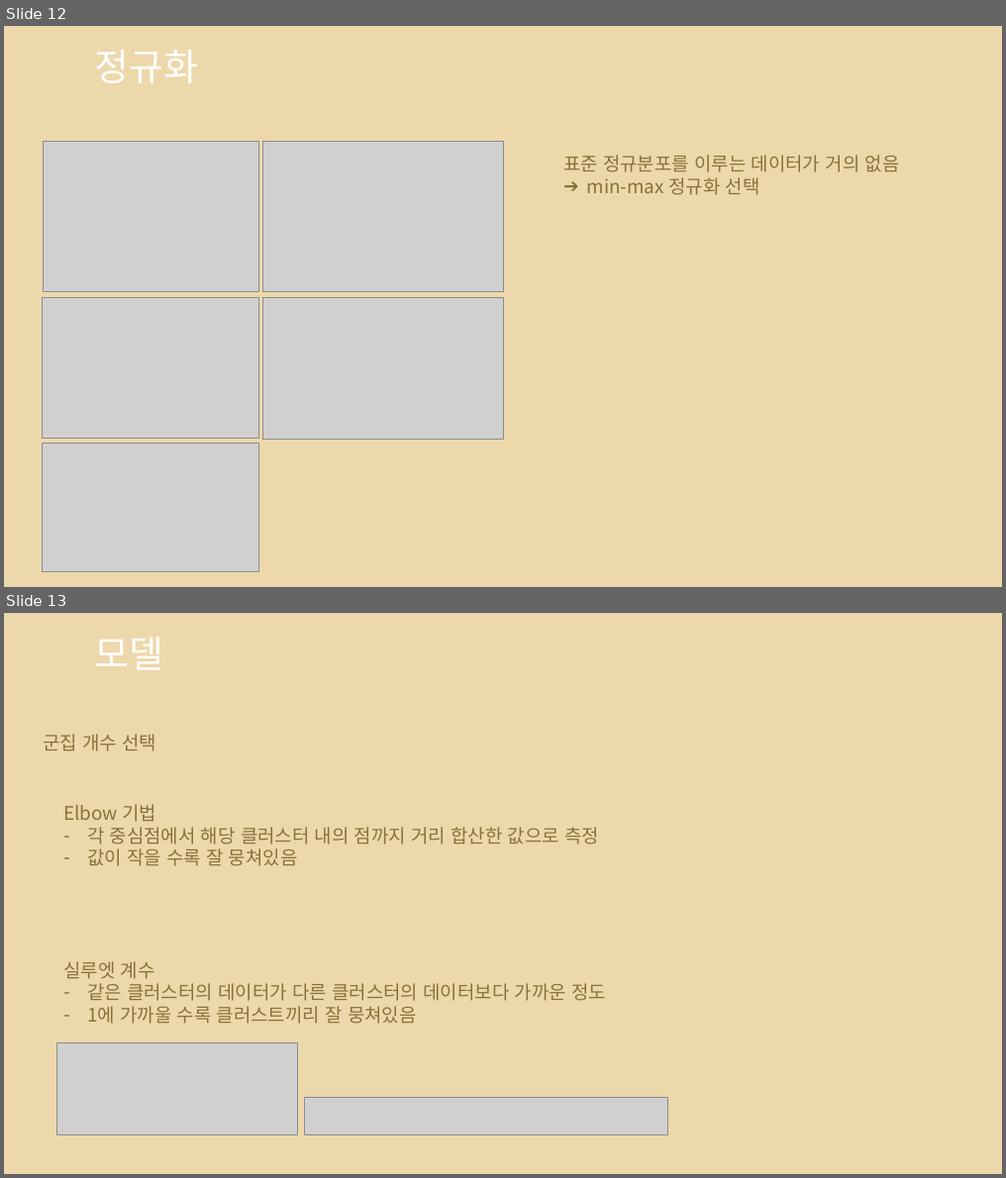
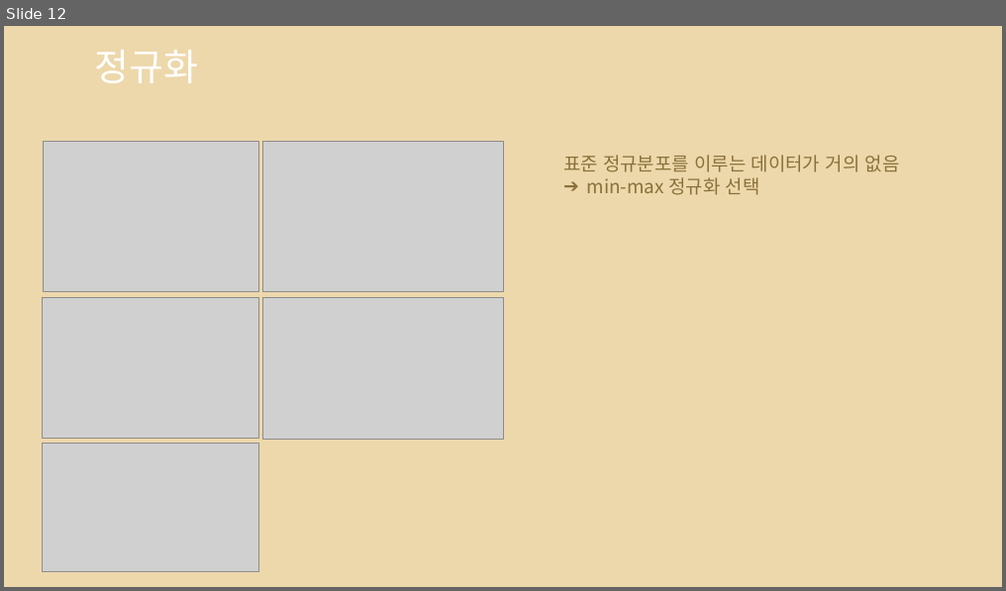
Before and after one commit to so-jeong0127/Python-Project, a slide deck: 3조_1차_재활용도움센터 위치 선정.pptx. Shown one above the other, each under a label of ours: slides 12 and 13 before the commit, slide 12 after it. The pictures are 1006x1178 and 1006x591 pixels, drawn with LibreOffice and Linux fonts; fonts in the diff are those of the drawing; grey boxes stand for pictures; background and template pictures are left out. Boxes give left, top, right and bottom in pixels: in the first picture for what was removed or moved away, otherwise in the second. Text is boxed around its words. In the diff, an @@ line names an element or a change of style, - is before the commit and + after.

```diff
--- a/3조_1차_재활용도움센터 위치 선정.pptx
+++ b/3조_1차_재활용도움센터 위치 선정.pptx
@@ slide 13 removed at box(4, 613, 1002, 1174), background picture (left out) @@
@@ title removed at box(95, 637, 164, 670) @@
-모델
@@ text removed at box(43, 734, 156, 752) @@
-군집 개수 선택
@@ text removed at box(63, 804, 599, 866) @@
-Elbow 기법
-– 각 중심점에서 해당 클러스터 내의 점까지 거리 합산한 값으로 측정
-– 값이 작을 수록 잘 뭉쳐있음
@@ text removed at box(63, 961, 606, 1024) @@
-실루엣 계수
-– 같은 클러스터의 데이터가 다른 클러스터의 데이터보다 가까운 정도
-– 1에 가까울 수록 클러스트끼리 잘 뭉쳐있음
@@ picture removed at box(56, 1044, 297, 1136) @@
@@ picture removed at box(304, 1098, 667, 1136) @@
```
Also in this commit, not shown: 8 slides changed, 1 slide added, 1 other slide removed.
